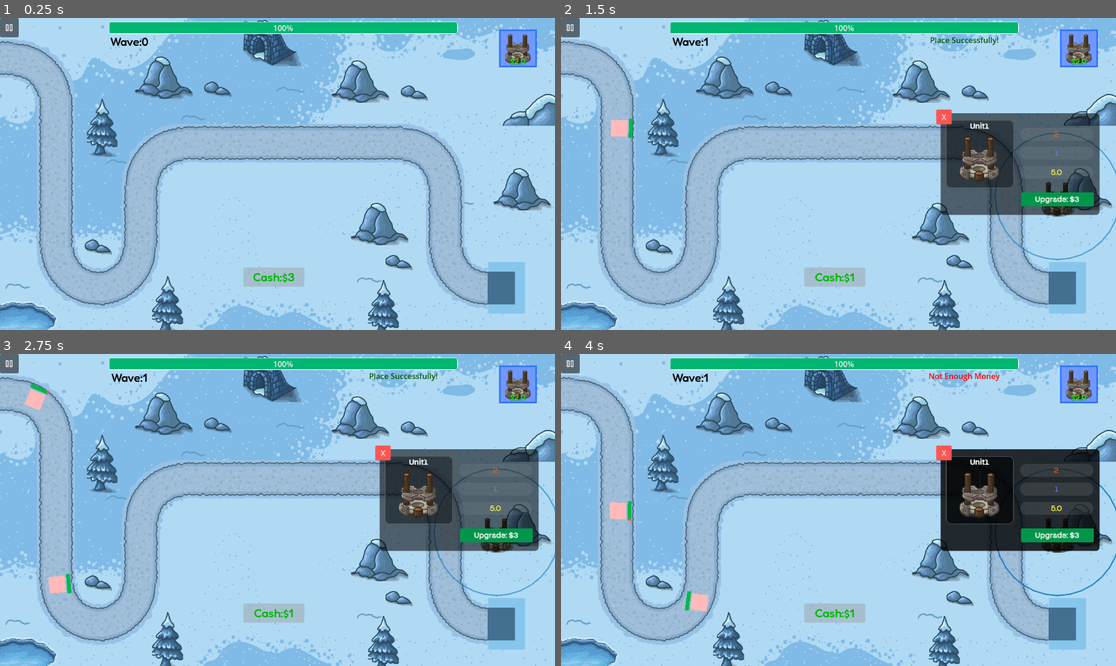
Above: before the commit, frames 1-4 (two rows, left to right).
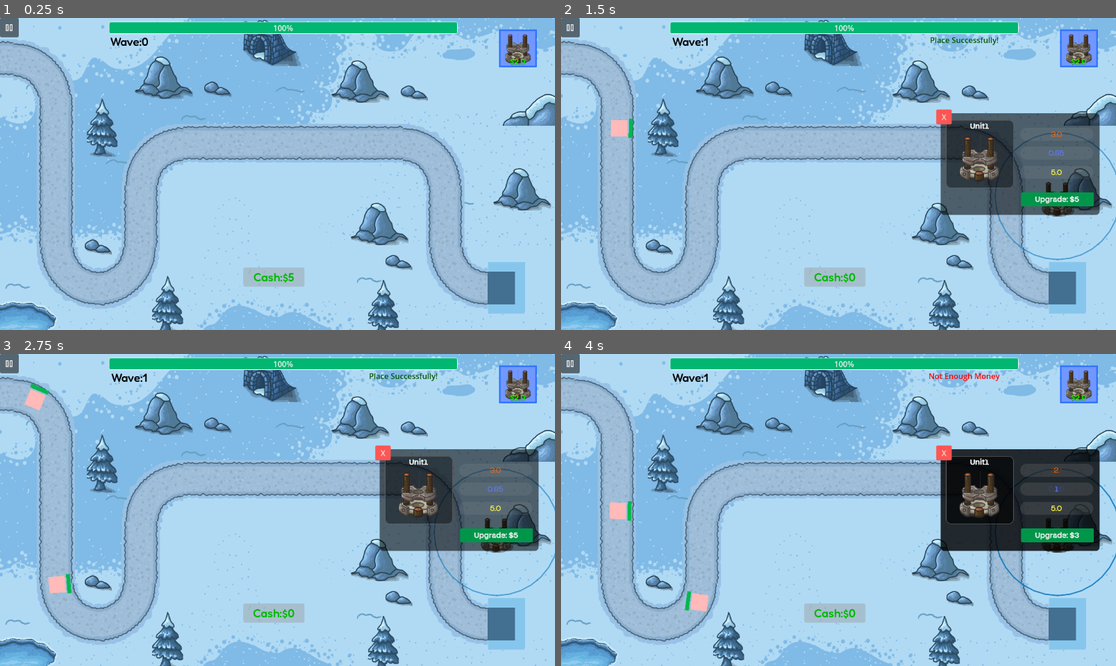
Above: after the commit, the same moments.

Repository: tlai-cmd/project-main
Game: Godot game, scene res://scenes/level.tscn
The game is run twice, just before and just after one commit, with the same random seed, the same clock (stepped at 60 frames per second) and the same inputs.
Inputs (mouse positions are in pixels of both pictures, inside the frame that each line leads up to):
- Up to frame 1 (0.25 s): no input
- Up to frame 2 (1.5 s): click (1077, 49) at 0.5 s; click "Upgrade: $3" at 1.25 s
- Up to frame 3 (2.75 s): click "Upgrade: $3" (after the commit: "Upgrade: $5") at 2 s
- Up to frame 4 (4 s): click (1077, 385) at 2.75 s; click (1054, 534) at 3.5 s, where only the run after the commit has a clickable "Upgrade: $5"

The runs differ from the first frame. In frame 1, less than 0.1% of the frame differs, in the area x 45-54%, y 81-85%; in frame 2, 0.2%; in frame 3, 0.2%, in the area x 8-94%, y 11-85%; in frame 4, 0.2%.

Commit message:
final changes

Diff:
--- a/project-main/scenes/boss.tscn
+++ b/project-main/scenes/boss.tscn
@@ -37,7 +37,6 @@
 offset_bottom = -21.0
 theme_override_styles/background = SubResource("StyleBoxFlat_neq0i")
 theme_override_styles/fill = SubResource("StyleBoxFlat_jncid")
-max_value = 10.0
-step = 1.0
+step = 0.1
 value = 10.0
 show_percentage = false
--- a/project-main/scenes/enemies.tscn
+++ b/project-main/scenes/enemies.tscn
@@ -37,5 +37,5 @@
 theme_override_styles/background = SubResource("StyleBoxFlat_y16gg")
 theme_override_styles/fill = SubResource("StyleBoxFlat_q4yn1")
 max_value = 10.0
-step = 1.0
+step = 0.1
 show_percentage = false
--- a/project-main/script/level.gd
+++ b/project-main/script/level.gd
@@ -7,7 +7,7 @@
 
 
 var placing = false
-var money:int = 3.0
+var money:int = 5.0
 var placing_amount:int = 0
 var base_health:int = 4
 var wave: int = 0
--- a/project-main/script/path_spawner.gd
+++ b/project-main/script/path_spawner.gd
@@ -12,6 +12,7 @@
 var scale_value: float = 1.1
 var wave_changed: bool = false
 var body: Node2D
+var money_gained: int = 1.0
 
 @export var timer: Timer
 @export var enemy_value: PackedScene
@@ -71,4 +72,5 @@
 	wave_number += 1
 	await get_tree().create_timer(20.0).timeout
 	max_enemy_value *= enemy_scale
+	get_parent().money += money_gained
 #------------------------------------------------------
